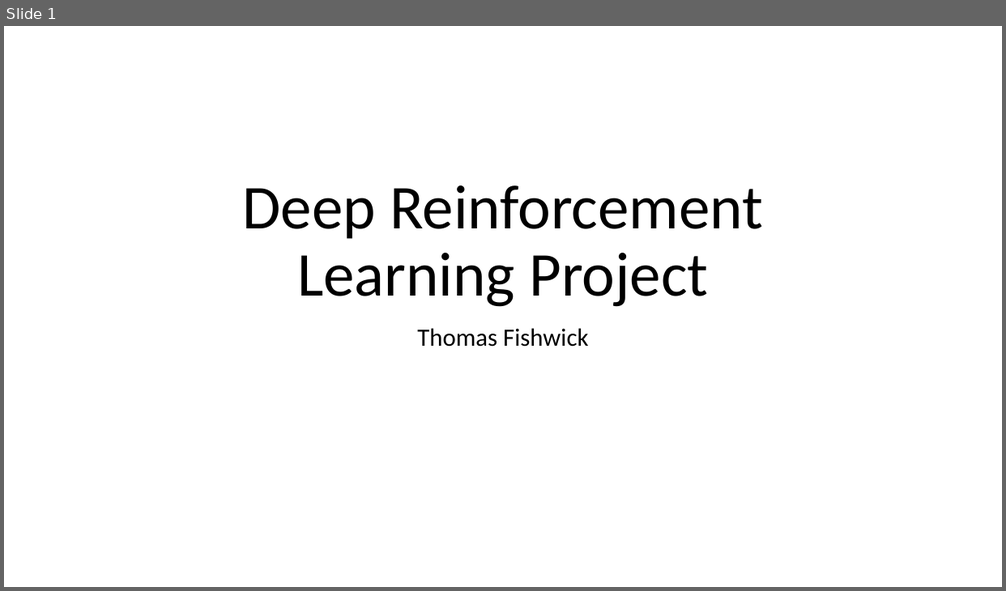
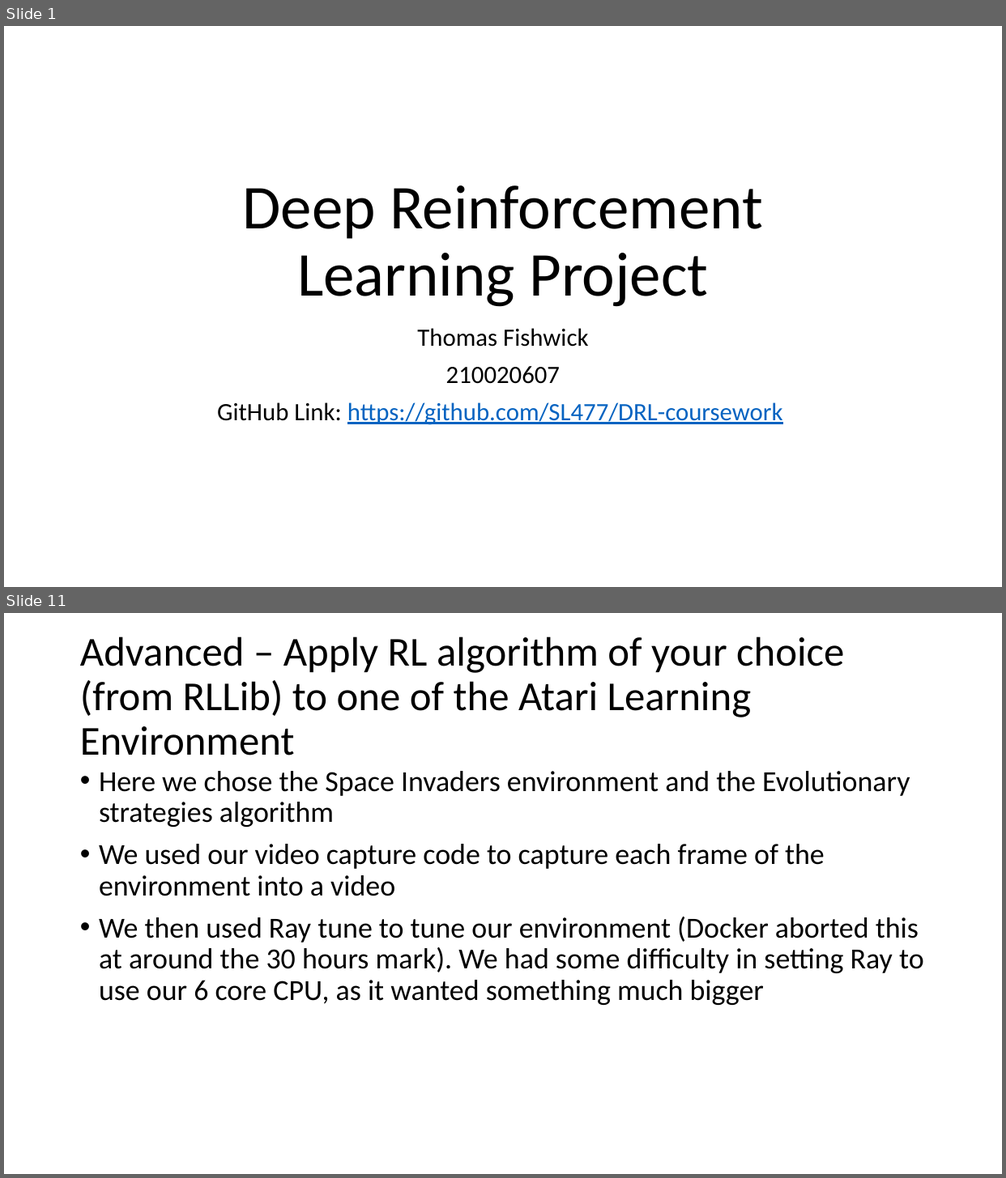
Before and after one commit to SL477/DRL-coursework, a slide deck: presentation.pptx. Shown one above the other, each under a label of ours: slide 1 before the commit, slides 1 and 11 after it; the slides between them are not shown. The pictures are 1006x591 and 1006x1178 pixels, drawn with LibreOffice and Linux fonts; fonts in the diff are those of the drawing. Boxes give left, top, right and bottom in pixels: in the first picture for what was removed or moved away, otherwise in the second. Text is boxed around its words. In the diff, an @@ line names an element or a change of style, - is before the commit and + after.

Commit message:
Video slides

```diff
--- a/presentation.pptx
+++ b/presentation.pptx
@@ slide 11 added at [4,613,1002,1174], background #FFFFFF @@
@@ title added at [80,636,844,756], 39.6 pt, text #000000 @@
+Advanced – Apply RL algorithm of your choice (from RLLib) to one of the Atari Learning Environment
@@ text added at [99,771,924,1005], 28 pt, text #000000 @@
+• Here we chose the Space Invaders environment and the Evolutionary strategies algorithm
+• We used our video capture code to capture each frame of the environment into a video
+• We then used Ray tune to tune our environment (Docker aborted this at around the 30 hours mark). We had some difficulty in setting Ray to use our 6 core CPU, as it wanted something much bigger
@@ slide 1 changed as well @@
@@ subtitle at [217,366,783,425]: paragraphs added @@
+210020607
+GitHub Link: https://github.com/SL477/DRL-coursework
```
Also in this commit, not shown: 12 other slides added, 1 other file.
